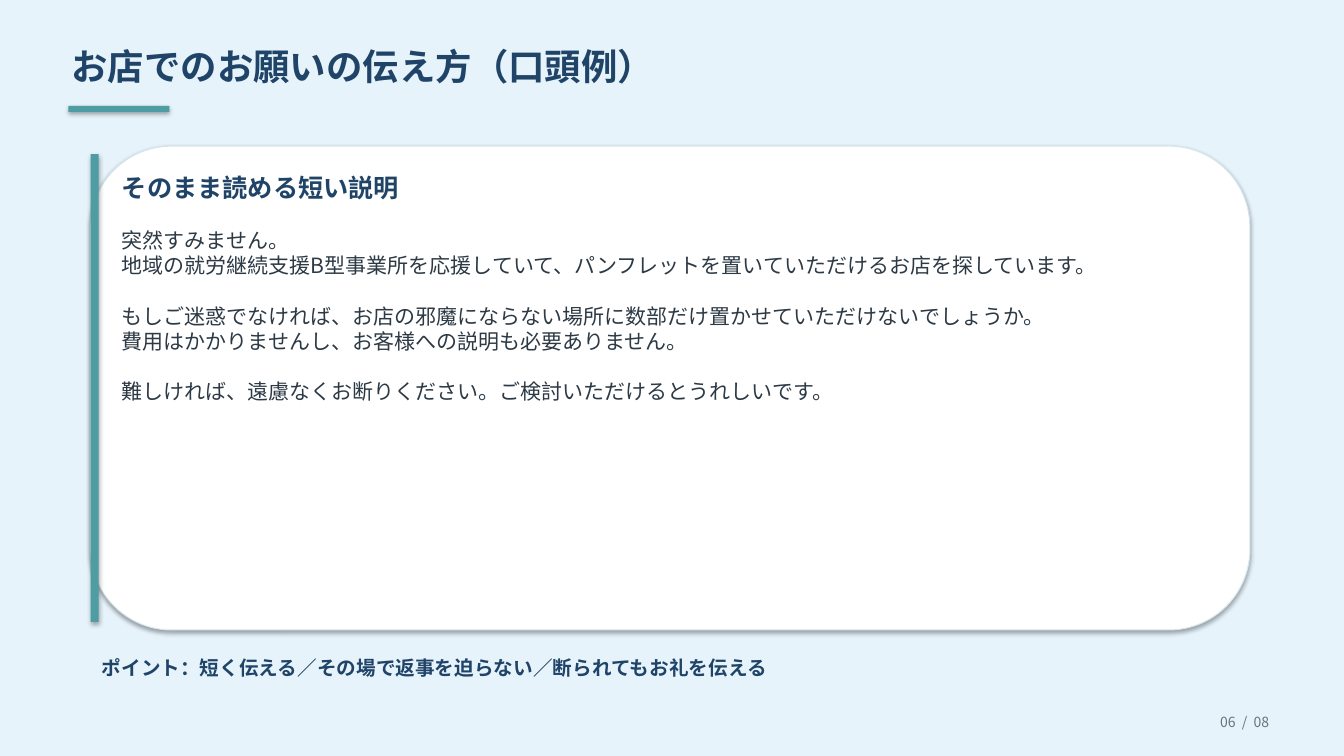
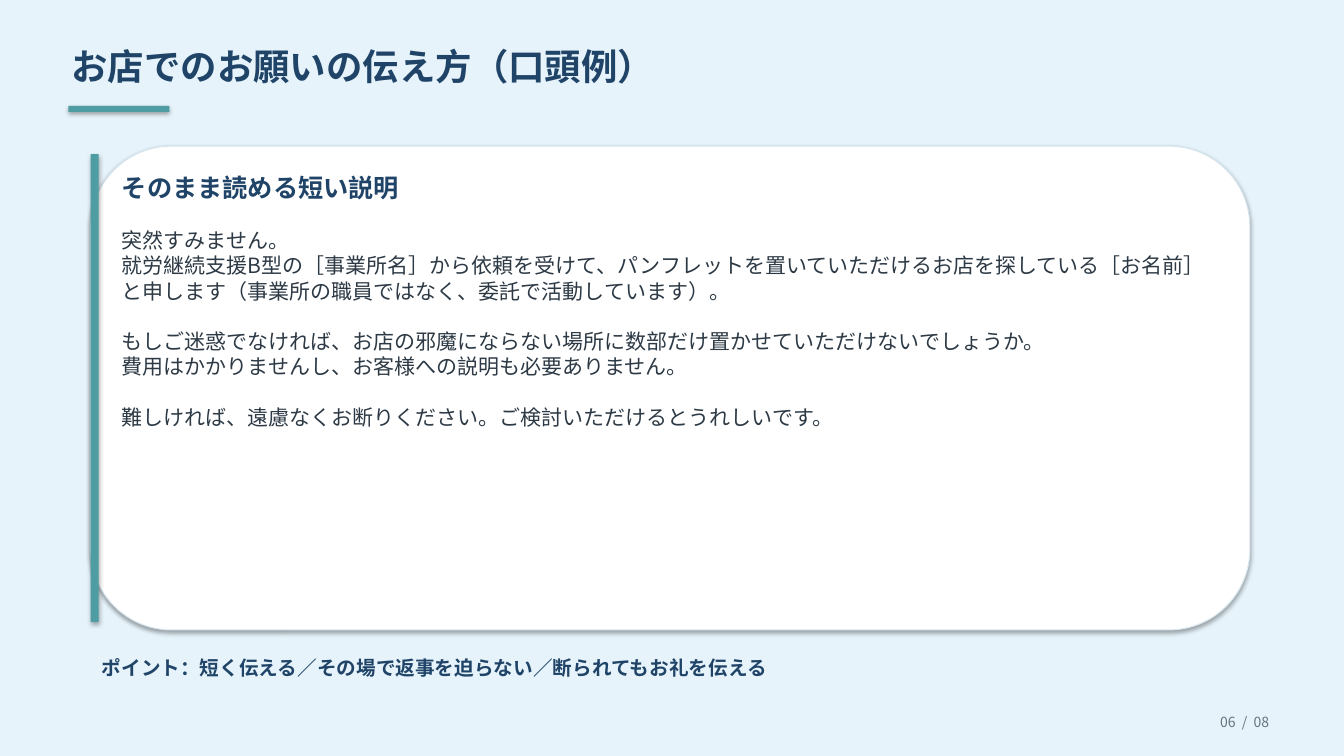
Before and after one commit to okayouhei/-, a slide deck: slide 6 of b型パンフレット設置のお願い_プレゼン.pptx. Drawn at 1344x756 pixels with LibreOffice and Linux fonts; fonts in the diff are those of the drawing. Boxes give left, top, right and bottom in pixels: in the first picture for what was removed or moved away, otherwise in the second. Text is boxed around its words. In the diff, an @@ line names an element or a change of style, - is before the commit and + after.

```diff
--- a/b型パンフレット設置のお願い_プレゼン.pptx
+++ b/b型パンフレット設置のお願い_プレゼン.pptx
@@ text at (x1=122, y1=230, x2=1205, y2=427): text changed @@
-突然すみません。
-地域の就労継続支援B型事業所を応援していて、パンフレットを置いていただけるお店を探しています。
-もしご迷惑でなければ、お店の邪魔にならない場所に数部だけ置かせていただけないでしょうか。
-費用はかかりませんし、お客様への説明も必要ありません。
-難しければ、遠慮なくお断りください。ご検討いただけるとうれしいです。
+突然すみません。
+就労継続支援B型の［事業所名］から依頼を受けて、パンフレットを置いていただけるお店を探している［お名前］と申します（事業所の職員ではなく、委託で活動しています）。
+もしご迷惑でなければ、お店の邪魔にならない場所に数部だけ置かせていただけないでしょうか。
+費用はかかりませんし、お客様への説明も必要ありません。
+難しければ、遠慮なくお断りください。ご検討いただけるとうれしいです。
```
Also in this commit, not shown: 3 other slides changed, 1 other file.
